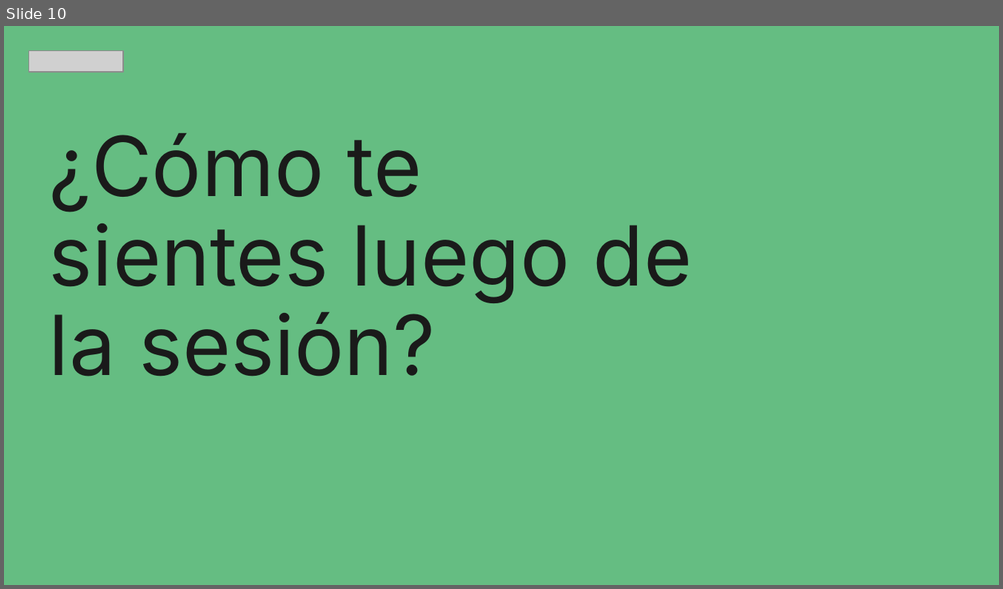
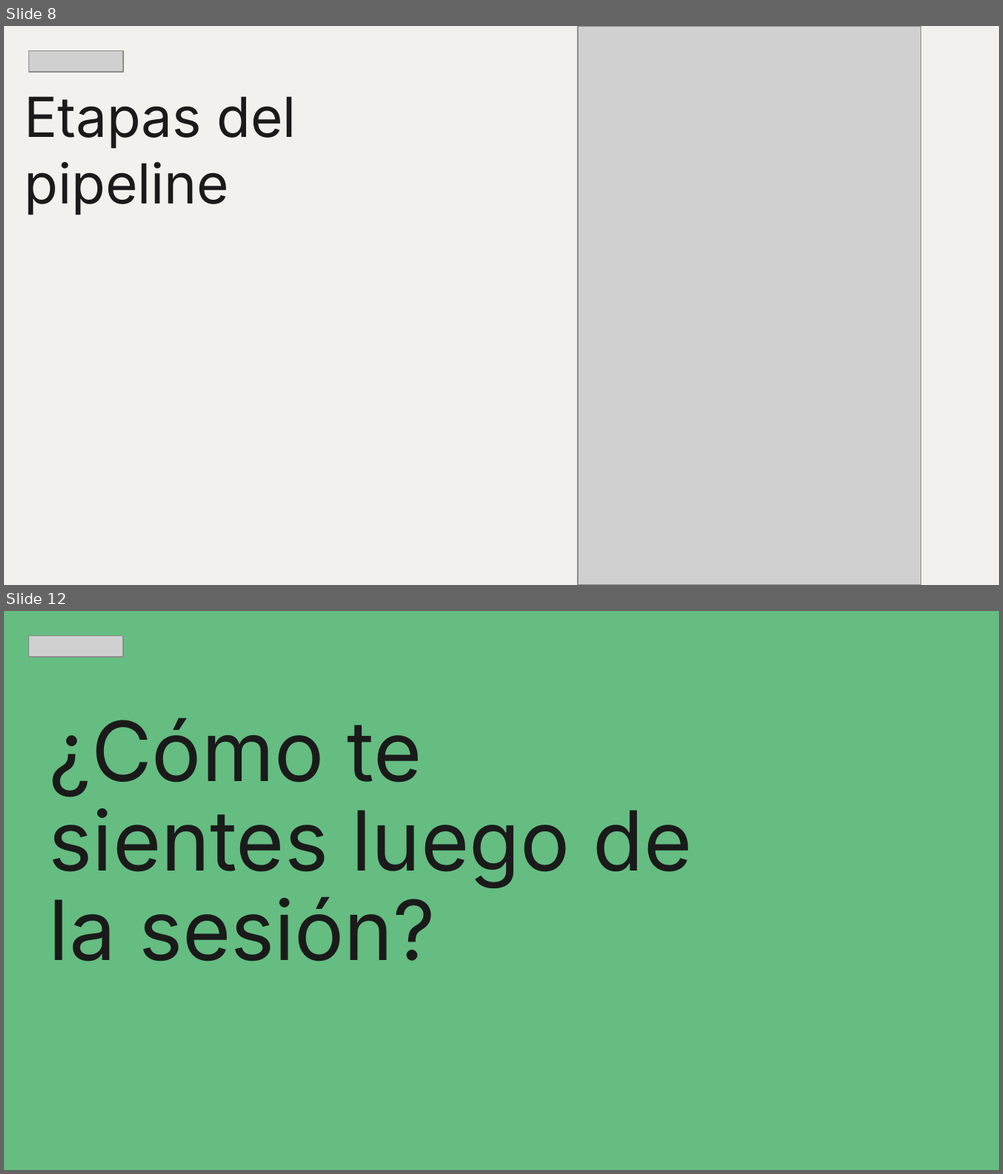
Before and after one commit to ljpiere/data_python_classes, a slide deck: DA/Webinar 25 - Sprint 12 - AutomaM1M2/Webinar_25.pptx. Shown one above the other, each under a label of ours: slide 10 before the commit, slides 8 and 12 after it; the slides between them are not shown. The pictures are 1003x589 and 1003x1174 pixels, drawn with LibreOffice and Linux fonts; fonts in the diff are those of the drawing; grey boxes stand for pictures. Boxes give left, top, right and bottom in pixels: in the first picture for what was removed or moved away, otherwise in the second. Text is boxed around its words. In the diff, an @@ line names an element or a change of style, - is before the commit and + after.

```diff
--- a/DA/Webinar 25 - Sprint 12 - AutomaM1M2/Webinar_25.pptx
+++ b/DA/Webinar 25 - Sprint 12 - AutomaM1M2/Webinar_25.pptx
@@ slide 8 added at (4, 26, 999, 585), background #F2F1EE @@
@@ picture added at (578, 26, 921, 585) @@
@@ picture added at (29, 51, 123, 72) @@
@@ title added at (25, 96, 296, 215), 40 pt, text #1A1A1A @@
+Etapas del
+pipeline
@@ what was slide 10 is now slide 12 @@
```
Also in this commit, not shown: 5 slides changed, 1 other slide added.
